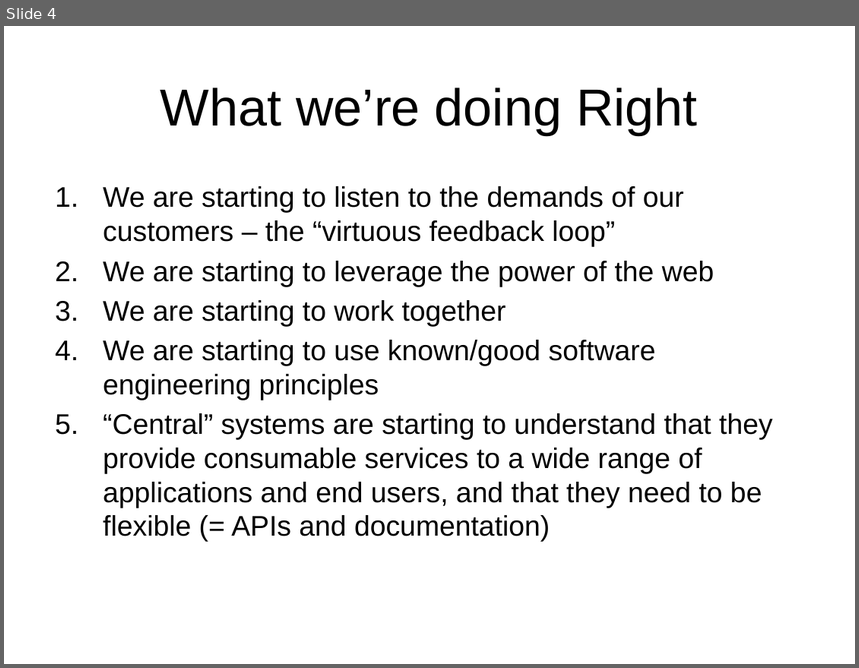
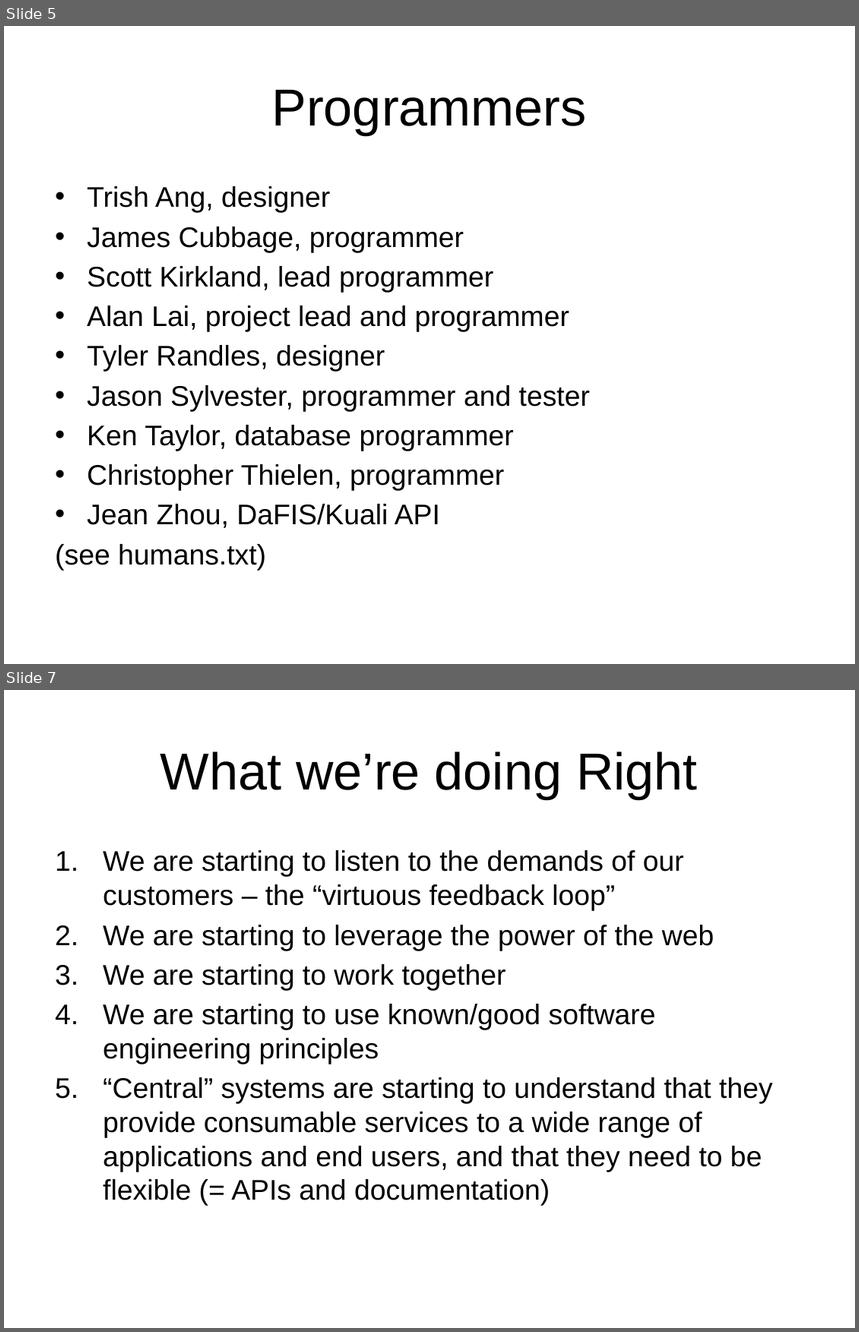
Before and after one commit to acgetchell/Presentations, a slide deck: OnlinePrePurchasing.pptx. Shown one above the other, each under a label of ours: slide 4 before the commit, slides 5 and 7 after it; the slides between them are not shown. The pictures are 859x668 and 859x1332 pixels, drawn with LibreOffice and Linux fonts; fonts in the diff are those of the drawing; background and template pictures are left out. Boxes give left, top, right and bottom in pixels: in the first picture for what was removed or moved away, otherwise in the second. Text is boxed around its words. In the diff, an @@ line names an element or a change of style, - is before the commit and + after.

```diff
--- a/OnlinePrePurchasing.pptx
+++ b/OnlinePrePurchasing.pptx
@@ slide 5 added at [4, 26, 855, 664], background picture (left out) @@
@@ title added at [272, 90, 587, 135], 44 pt, text #000000 @@
+Programmers
@@ text added at [55, 186, 590, 570], 24 pt, text #000000 @@
+• Trish Ang, designer
+• James Cubbage, programmer
+• Scott Kirkland, lead programmer
+• Alan Lai, project lead and programmer
+• Tyler Randles, designer
+• Jason Sylvester, programmer and tester
+• Ken Taylor, database programmer
+• Christopher Thielen, programmer
+• Jean Zhou, DaFIS/Kuali API
+(see humans.txt)
@@ what was slide 4 is now slide 7 @@
```
Also in this commit, not shown: 3 slides changed, 2 other slides added, 6 slides removed, 1 other file.
